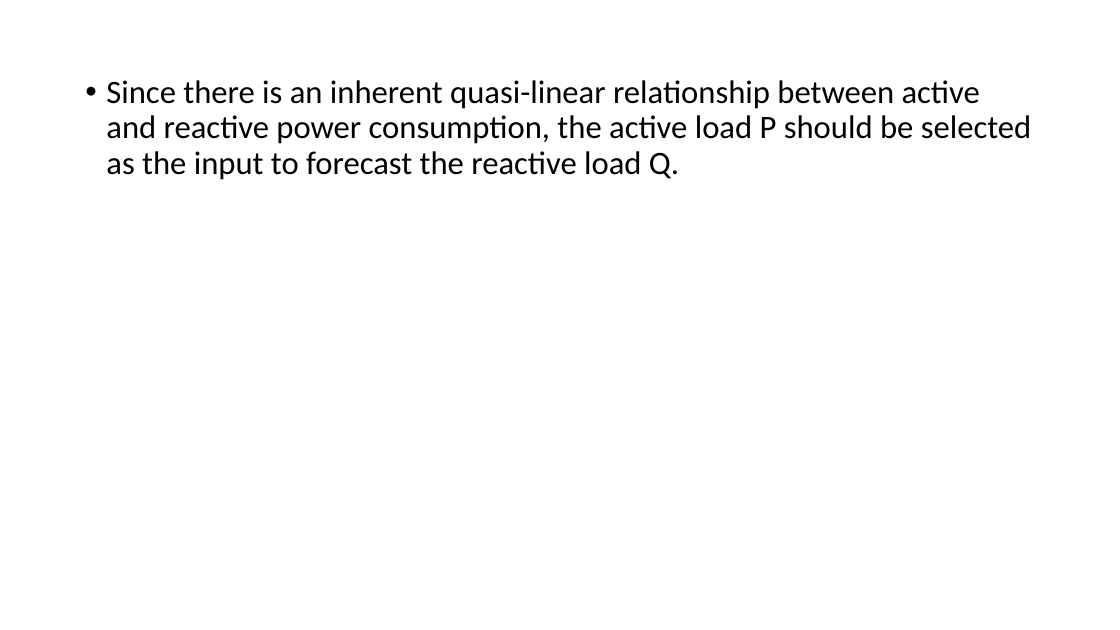
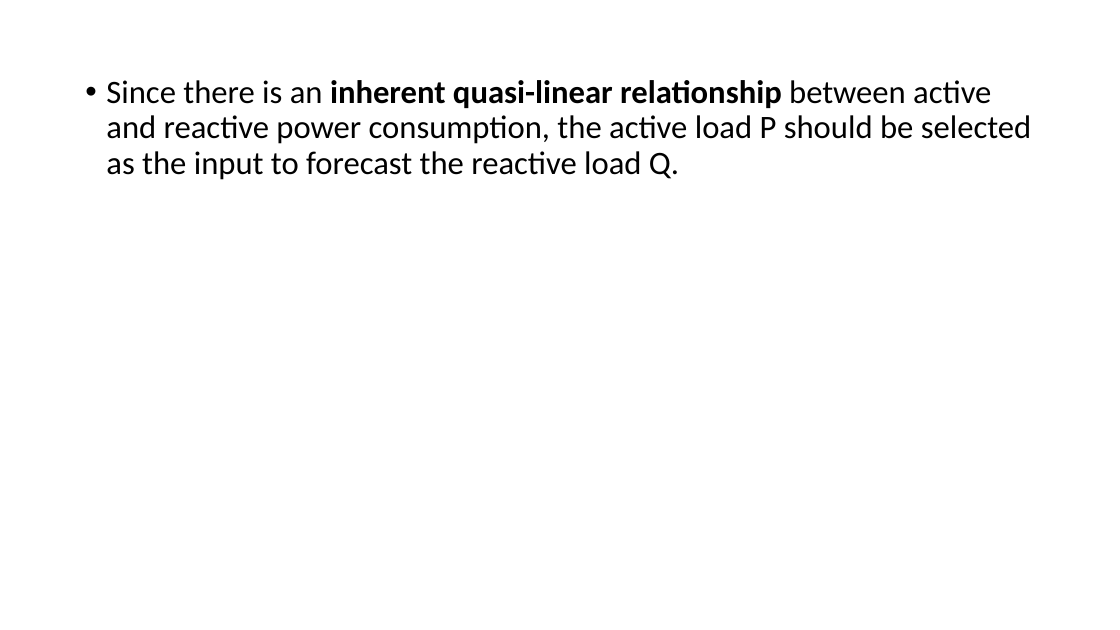
Before and after one commit to jhyun0919/Forecasting_Time_Varying_Reactive_Power_Load_of_Power_Systems, a slide deck: slide 3 of etc/figures.pptx (slide 4 before the commit). Drawn at 1120x630 pixels with LibreOffice and Linux fonts; fonts in the diff are those of the drawing. Boxes give left, top, right and bottom in pixels: in the first picture for what was removed or moved away, otherwise in the second. Text is boxed around its words. In the diff, an @@ line names an element or a change of style, - is before the commit and + after.

```diff
--- a/etc/figures.pptx
+++ b/etc/figures.pptx
@@ text "Since there is an inherent ..." at (106,80,1032,180): bold on in "inherent quasi-linear relationship" @@
```
Also in this commit, not shown: 1 other slide changed, 1 slide removed.
